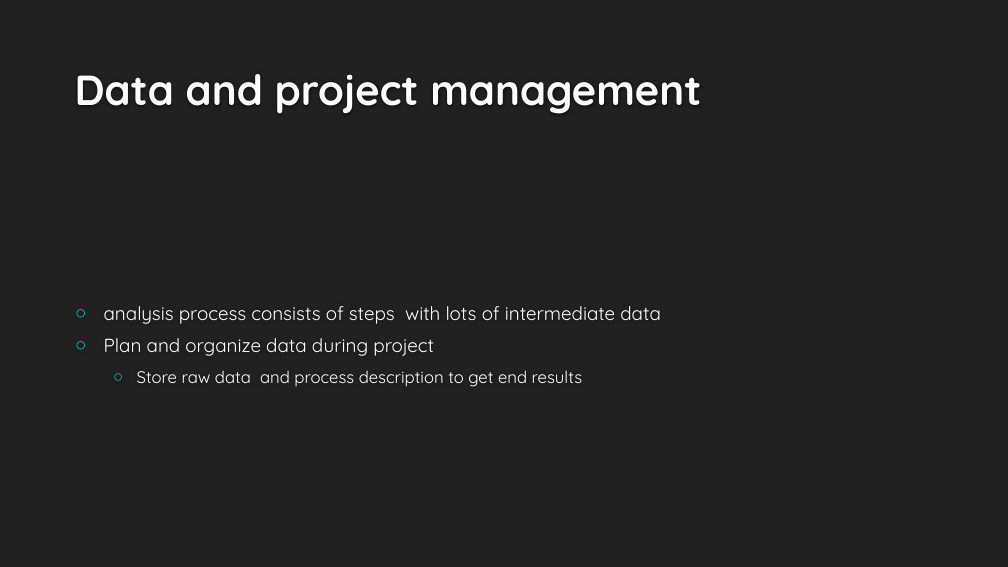
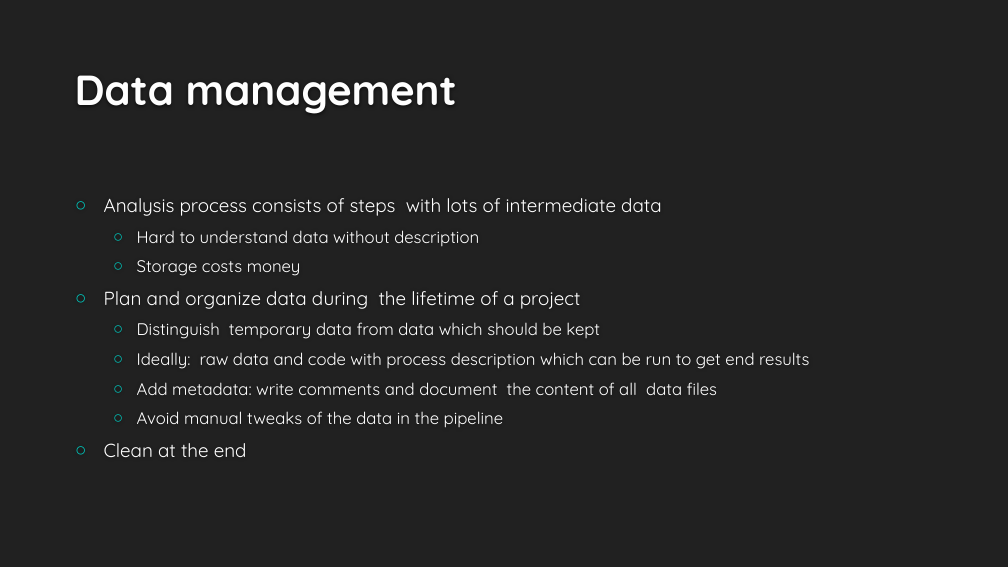
Before and after one commit to wdeleeuw/BBDA_git_course, a slide deck: slide 4 of GitConda.pptx. Drawn at 1008x567 pixels with LibreOffice and Linux fonts; fonts in the diff are those of the drawing; background and template pictures are left out. Boxes give left, top, right and bottom in pixels: in the first picture for what was removed or moved away, otherwise in the second. Text is boxed around its words. In the diff, an @@ line names an element or a change of style, - is before the commit and + after.

```diff
--- a/GitConda.pptx
+++ b/GitConda.pptx
@@ title at [75, 75, 457, 114]: text changed @@
-Data and project management
+Data management
@@ text at [104, 198, 809, 457]: text changed; size 18 to 16 pt @@
-○ analysis process consists of steps with lots of intermediate data
-○ Plan and organize data during project
-  ○ Store raw data and process description to get end results
+○ Analysis process consists of steps with lots of intermediate data
+  ○ Hard to understand data without description
+  ○ Storage costs money
+○ Plan and organize data during the lifetime of a project
+  ○ Distinguish temporary data from data which should be kept
+  ○ Ideally: raw data and code with process description which can be run to get end results
+  ○ Add metadata: write comments and document the content of all data files
+  ○ Avoid manual tweaks of the data in the pipeline
+○ Clean at the end
```
Also in this commit, not shown: 4 other slides changed, 2 slides added, 5 slides removed, 2 other files.
